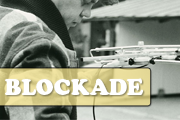
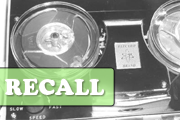
The second 180 × 120 image is a revision of the first. Changes to its layers:
renamed "BLOCKADE" to "RECALL", painted on it over left=5, top=78, right=143, bottom=96
painted on "Shape 1" over left=0, top=68, right=151, bottom=106
painted on "Layer 1" over left=0, top=0, right=180, bottom=120
